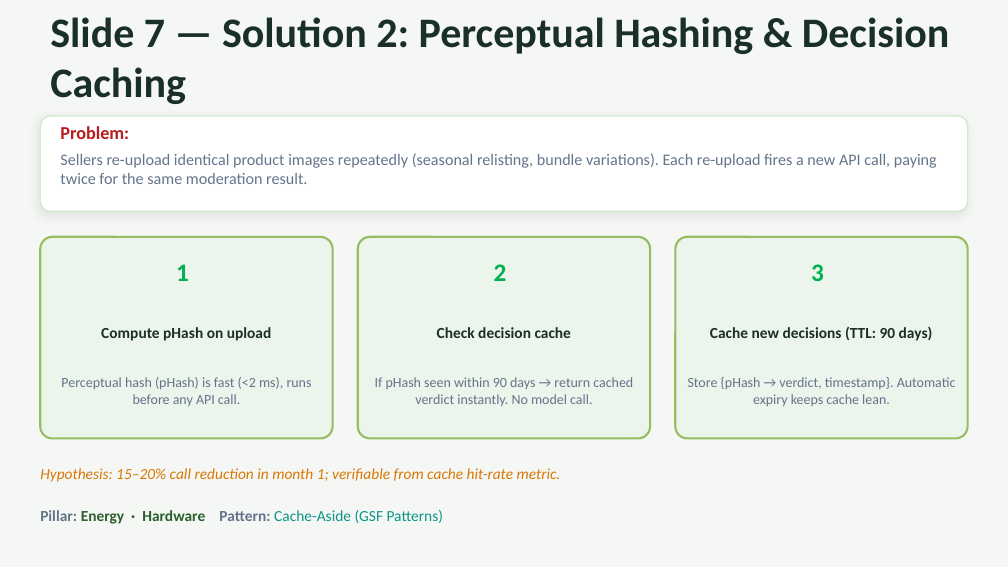
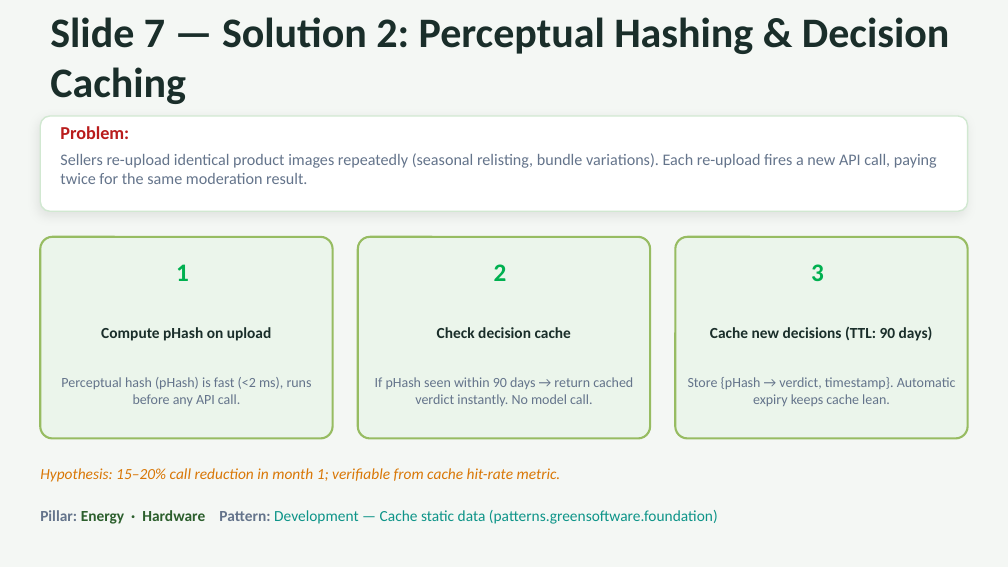
Before and after one commit to Dilia108/lab_green-tech-assessment, a slide deck: slide 9 of ClearCart_GreenTech_Assessment.pptx (slide 8 before the commit). Drawn at 1008x567 pixels with LibreOffice and Linux fonts; fonts in the diff are those of the drawing. Boxes give left, top, right and bottom in pixels: in the first picture for what was removed or moved away, otherwise in the second. Text is boxed around its words. In the diff, an @@ line names an element or a change of style, - is before the commit and + after.

```diff
--- a/ClearCart_GreenTech_Assessment.pptx
+++ b/ClearCart_GreenTech_Assessment.pptx
@@ text at [40, 510, 718, 524]: text changed; bold off @@
-Pillar: Energy · Hardware Pattern: Cache-Aside (GSF Patterns)
+Pillar: Energy · Hardware Pattern: Development — Cache static data (patterns.greensoftware.foundation)
```
Also in this commit, not shown: 3 other slides changed, 1 slide added, 1 other file.
